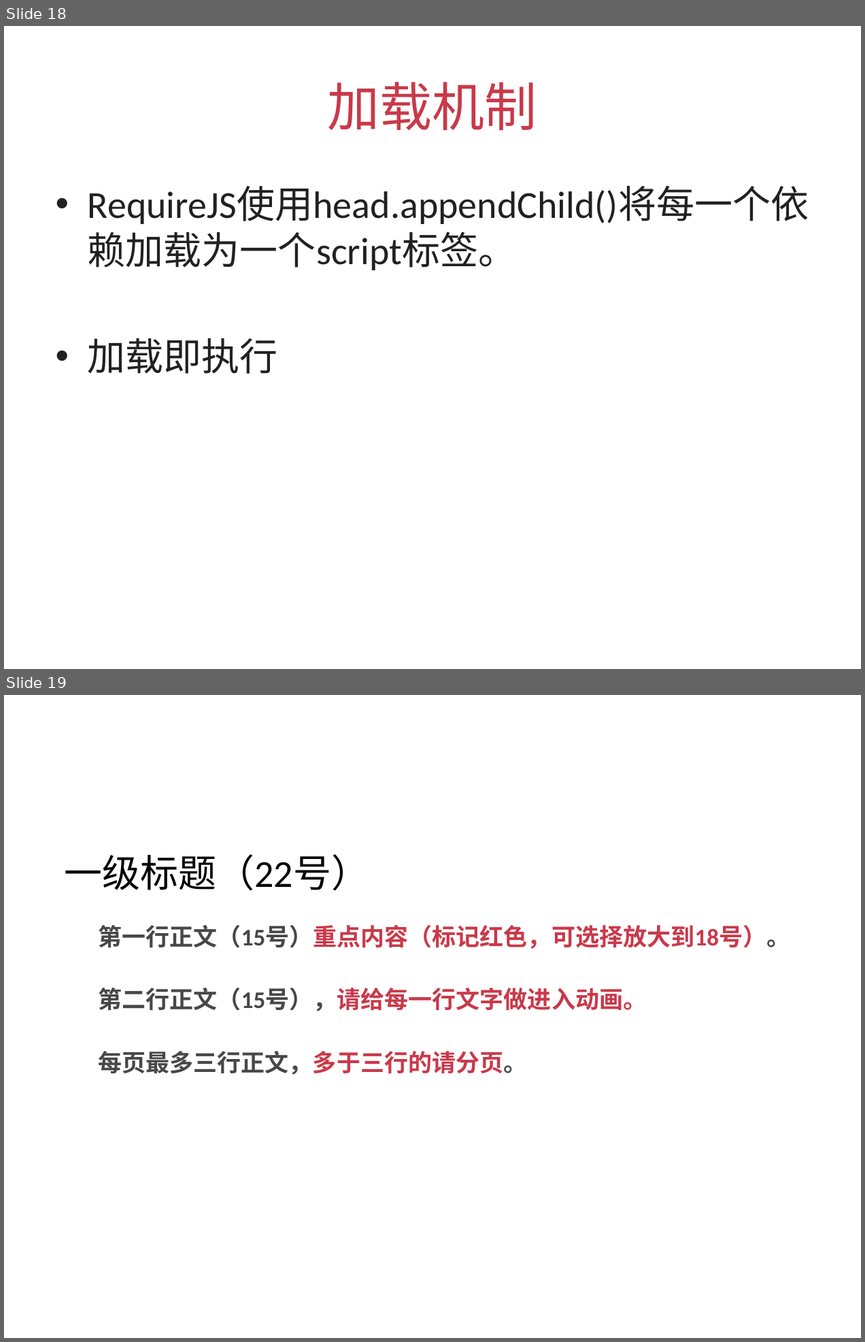
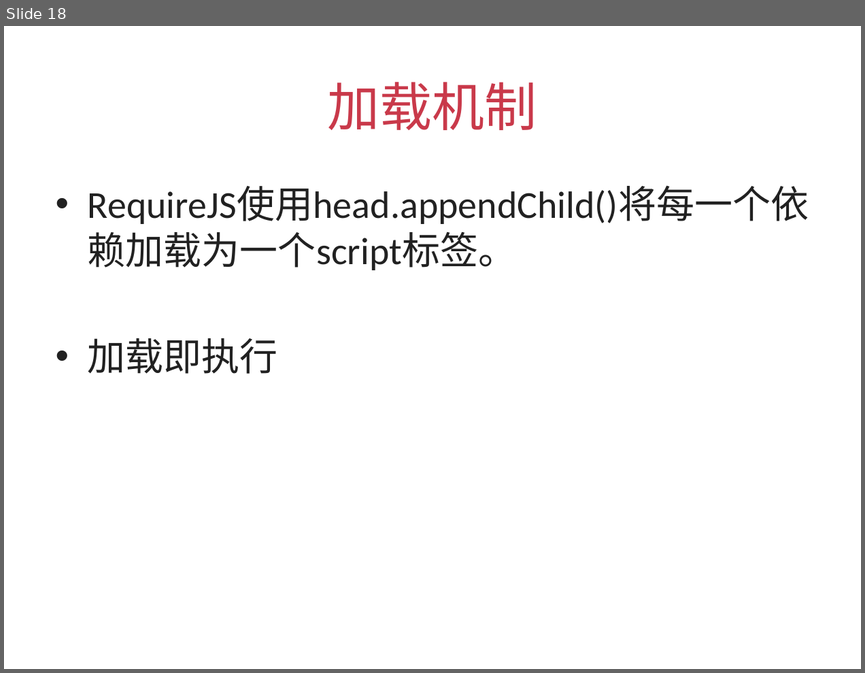
Before and after one commit to silvajs/lecturer, a slide deck: requirejs/doc/requirejs.pptx. Shown one above the other, each under a label of ours: slides 18 and 19 before the commit, slide 18 after it. The pictures are 865x1342 and 865x673 pixels, drawn with LibreOffice and Linux fonts; fonts in the diff are those of the drawing. Boxes give left, top, right and bottom in pixels: in the first picture for what was removed or moved away, otherwise in the second. Text is boxed around its words. In the diff, an @@ line names an element or a change of style, - is before the commit and + after.

```diff
--- a/requirejs/doc/requirejs.pptx
+++ b/requirejs/doc/requirejs.pptx
@@ slide 19 removed at bbox=[4, 695, 861, 1338], background #FFFFFF @@
@@ text removed at bbox=[64, 854, 369, 890] @@
-一级标题（22号）
@@ text removed at bbox=[98, 925, 790, 949] @@
-  第一行正文（15号）重点内容（标记红色，可选择放大到18号）。
@@ text removed at bbox=[98, 987, 647, 1011] @@
-  第二行正文（15号），请给每一行文字做进入动画。
@@ text removed at bbox=[98, 1051, 527, 1074] @@
-  每页最多三行正文，多于三行的请分页。
```
Also in this commit, not shown: 4 slides added, 6 other files.
